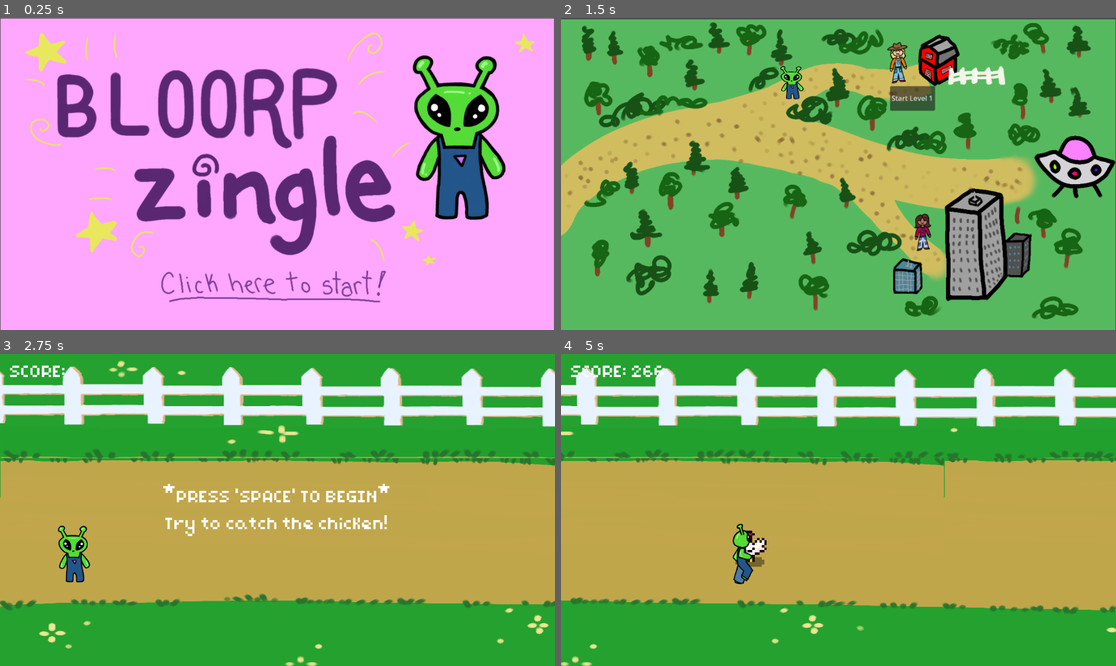
Above: before the commit, frames 1-4 (two rows, left to right).
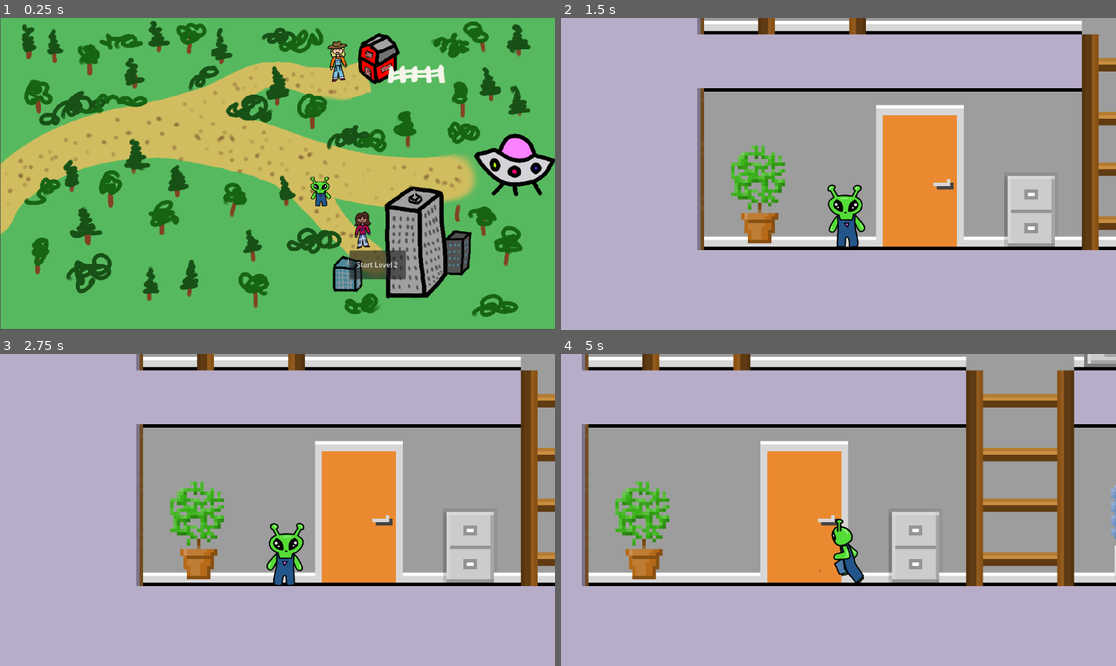
Above: after the commit, the same moments.

Repository: soaphaa/alien-game
Game: Godot game, scene res://main_map2.tscn
Same seed, same stepped clock (60 frames per second), same inputs: the game is played once before the commit and once after it. Before the commit the project starts from res://title_screen.tscn.
Inputs (mouse positions are in pixels of both pictures, inside the frame that each line leads up to; where the layout moved, square brackets give the same spot in the first picture):
- Up to frame 1 (0.25 s): no input
- Up to frame 2 (1.5 s): click (838, 283) at 0.52 s; click (938, 264) [855, 149] at 1.25 s
- Up to frame 3 (2.75 s): click (349, 435) at 2 s, where only the run before the commit has a clickable "Start Level 1"
- Up to frame 4 (5 s): tap Space (jump) at 2.75, 3.02, 3.77 s; move the mouse to (960, 494) at 2.77 s; hold D (move_right, bound only after the commit) 2.78-4.28 s; move the mouse to (727, 525) at 3.52 s; move the mouse to (894, 441) at 4.27 s; hold A (move_left, bound only after the commit) from 4.28 s (still down)

The runs differ from the first frame. In frame 1, 100% of the frame differs, in the area x 0-100%, y 0-100%; in frame 2, 99%; in frame 3, 100%; in frame 4, 100%.

Commit message:
fionas added update

Diff:
--- a/main_map2.tscn
+++ b/main_map2.tscn
@@ -1,7 +1,8 @@
-[gd_scene load_steps=3 format=3 uid="uid://d3ynq8mhrda3e"]
+[gd_scene load_steps=4 format=3 uid="uid://d3ynq8mhrda3e"]
 
 [ext_resource type="Texture2D" uid="uid://d2jai6412vfqs" path="res://Monica Assets/Background screens/Main map.png" id="1_fex2t"]
 [ext_resource type="Texture2D" uid="uid://bp06nv1nvn8cb" path="res://Monica Assets/Background screens/alien.png" id="2_0mlqp"]
+[ext_resource type="Script" uid="uid://bwhivpsv1mx12" path="res://secret_escape_button.gd" id="2_k0ooc"]
 
 [node name="Control" type="Control"]
 layout_mode = 3
@@ -22,8 +23,11 @@
 offset_right = 294.7
 offset_bottom = 245.201
 text = "Start Level 2"
+script = ExtResource("2_k0ooc")
 
 [node name="Alien" type="Sprite2D" parent="MainMap"]
 position = Vector2(98.9748, 42.353)
 scale = Vector2(0.216653, 0.174784)
 texture = ExtResource("2_0mlqp")
+
+[connection signal="pressed" from="MainMap/SecretEscapeButton" to="MainMap/SecretEscapeButton" method="_on_pressed"]
--- a/project.godot
+++ b/project.godot
@@ -11,7 +11,7 @@
 [application]
 
 config/name="Bloorp Zingle"
-run/main_scene="uid://c8ku6r4rtif25"
+run/main_scene="uid://d3ynq8mhrda3e"
 config/features=PackedStringArray("4.4", "Mobile")
 
 [input]
@@ -31,8 +31,19 @@
 "events": [Object(InputEventKey,"resource_local_to_scene":false,"resource_name":"","device":-1,"window_id":0,"alt_press …(191 unchanged characters)…
 ]
 }
+move_left={
+"deadzone": 0.2,
+"events": [Object(InputEventKey,"resource_local_to_scene":false,"resource_name":"","device":-1,"window_id":0,"alt_pressed":false,"shift_pressed":false,"ctrl_pressed":false,"meta_pressed":false,"pressed":false,"keycode":0,"physical_keycode":65,"key_label":0,"unicode":97,"location":0,"echo":false,"script":null)
+]
+}
+move_right={
+"deadzone": 0.2,
+"events": [Object(InputEventKey,"resource_local_to_scene":false,"resource_name":"","device":-1,"window_id":0,"alt_pressed":false,"shift_pressed":false,"ctrl_pressed":false,"meta_pressed":false,"pressed":false,"keycode":0,"physical_keycode":68,"key_label":0,"unicode":100,"location":0,"echo":false,"script":null)
+]
+}
 
 [rendering]
 
+textures/canvas_textures/default_texture_filter=0
 renderer/rendering_method="mobile"
 renderer/rendering_method.mobile="gl_compatibility"
--- /dev/null
+++ b/secret_escape_button.gd
@@ -0,0 +1,6 @@
+extends Button
+
+
+
+func _on_pressed() -> void:
+	get_tree().change_scene_to_file("res://Scenes/world.tscn")
Not shown, changed: Assets/sprites (FIONA)/1.png.import
Not shown, changed: Assets/sprites (FIONA)/2012ebf0c86c0da454fc3b5b2c768045.jpg.import
Not shown, changed: Assets/sprites (FIONA)/alien-climb spritesheet.png.import
Not shown, changed: Assets/sprites (FIONA)/alien-spritesheet1.png.import
Not shown, changed: Assets/sprites (FIONA)/background_8.png.import
Not shown, changed: Assets/sprites (FIONA)/left-alien-spritesheet.png.import
Not shown, changed: Assets/sprites (FIONA)/office_tilemap2.png.import
Not shown, changed: Assets/sprites (FIONA)/pngimg.com - laser_sight_PNG27.png.import
Not shown, changed: Assets/sprites (FIONA)/pngtree-wooden-ladder-png-image_5967884.jpg.import
Not shown, changed: Assets/sprites (FIONA)/set-pixel-art-isolated-stair-260nw-1906721446.webp.import
Not shown: 1 places in main_map3.tscn that only renumber resources
Not shown, added: secret_escape_button.gd.uid
